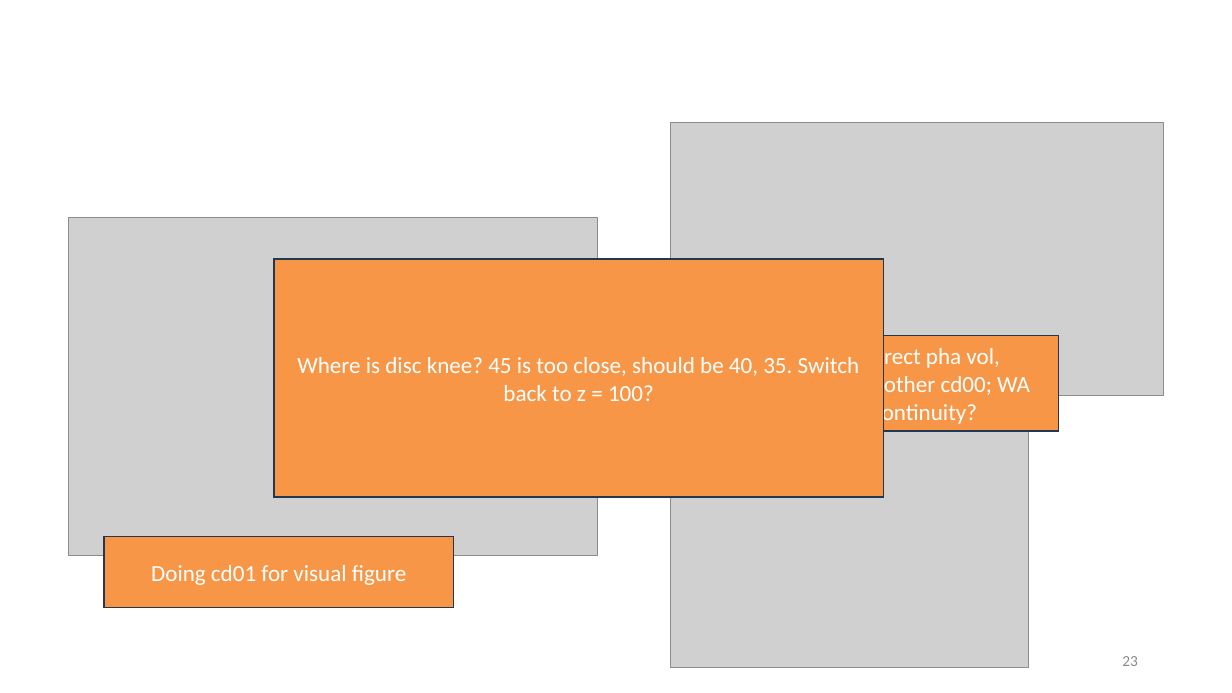
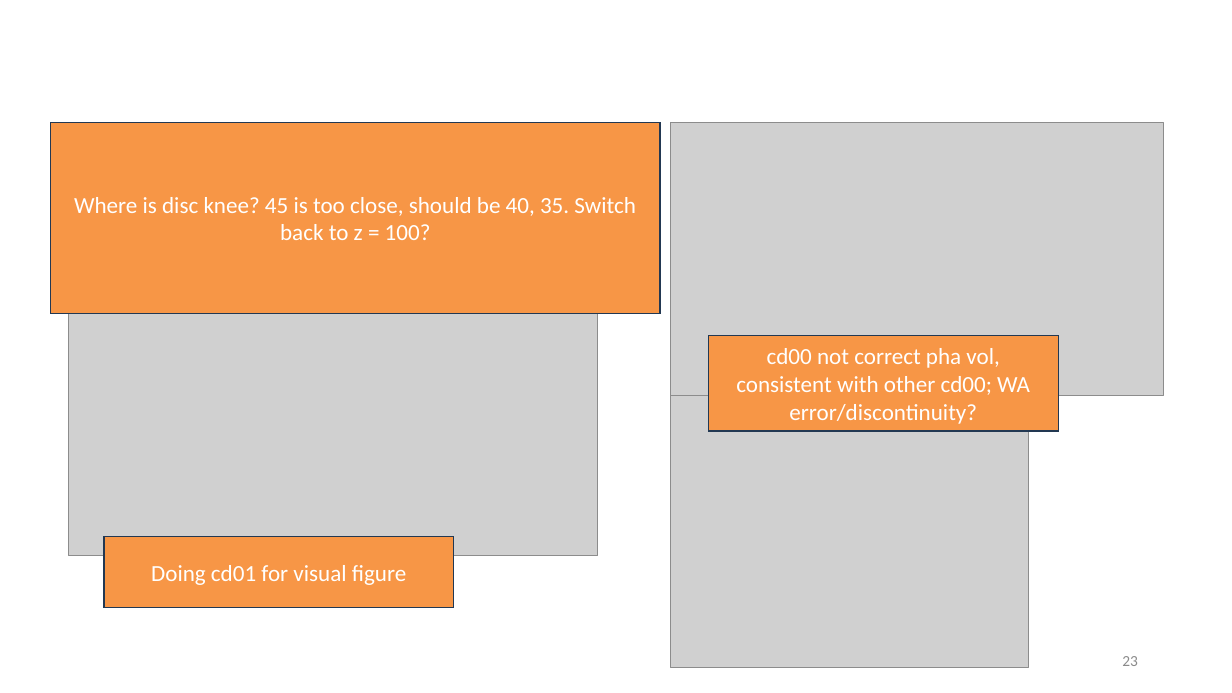
Before and after one commit to tyokokur/presentations, a slide deck: slide 23 of NAF.pptx. Drawn at 1232x693 pixels with LibreOffice and Linux fonts; fonts in the diff are those of the drawing; grey boxes stand for pictures; background and template pictures are left out. Boxes give left, top, right and bottom in pixels: in the first picture for what was removed or moved away, otherwise in the second. Text is boxed around its words. In the diff, an @@ line names an element or a change of style, - is before the commit and + after.

```diff
--- a/NAF.pptx
+++ b/NAF.pptx
@@ rectangle "Where is disc knee? 45 ...": place and size @@
-rectangle "Where is disc knee? 45 ..." at [274,259,884,497]
+rectangle "Where is disc knee? 45 ..." at [51,122,661,313]
```
Also in this commit, not shown: 2 other slides changed.
